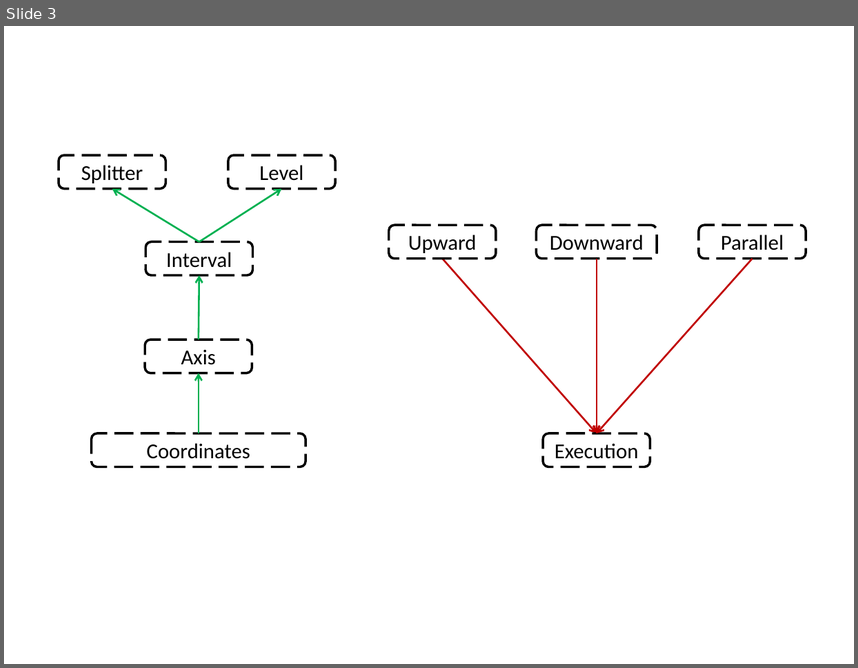
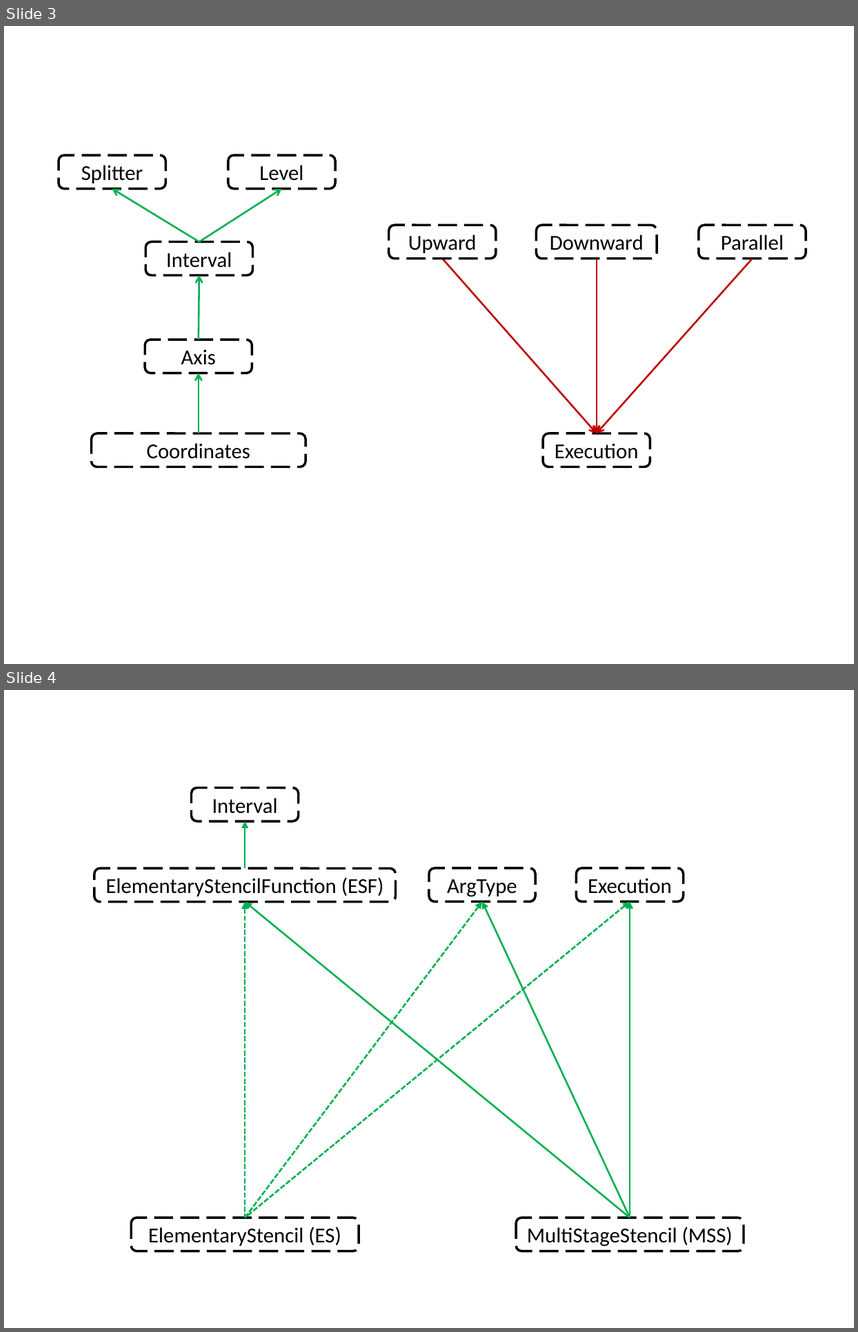
Before and after one commit to GridTools/gridtools, a slide deck: docs/diagrams/gridtoolsconcepts.pptx. Shown one above the other, each under a label of ours: slide 3 before the commit, slides 3 and 4 after it. The pictures are 858x668 and 858x1332 pixels, drawn with LibreOffice and Linux fonts; fonts in the diff are those of the drawing. Boxes give left, top, right and bottom in pixels: in the first picture for what was removed or moved away, otherwise in the second. Text is boxed around its words. In the diff, an @@ line names an element or a change of style, - is before the commit and + after.

```diff
--- a/docs/diagrams/gridtoolsconcepts.pptx
+++ b/docs/diagrams/gridtoolsconcepts.pptx
@@ slide 4 added at box(4, 690, 854, 1328), background #FFFFFF @@
@@ rounded rectangle added at box(191, 788, 298, 821), outline #000000 2 pt dashed, 18 pt, text #000000 @@
+Interval
@@ arrow added from (245, 869) to (245, 821), #00B050 1.5 pt @@
@@ rounded rectangle added at box(94, 869, 395, 902), outline #000000 2 pt dashed, 18 pt, text #000000 @@
+ElementaryStencilFunction (ESF)
@@ rounded rectangle added at box(429, 867, 535, 901), outline #000000 2 pt dashed, 18 pt, text #000000 @@
+ArgType
@@ rounded rectangle added at box(576, 867, 683, 901), outline #000000 2 pt dashed, 18 pt, text #000000 @@
+Execution
@@ arrow added from (630, 1217) to (245, 902), #00B050 1.5 pt @@
@@ arrow added from (245, 1217) to (245, 902), #00B050 1.5 pt dashed @@
@@ arrow added from (245, 1217) to (630, 902), #00B050 1.5 pt dashed @@
@@ arrow added from (245, 1217) to (483, 902), #00B050 1.5 pt dashed @@
@@ arrow added from (630, 1217) to (483, 902), #00B050 1.5 pt @@
@@ arrow added from (630, 1217) to (630, 902), #00B050 1.5 pt @@
@@ rounded rectangle added at box(132, 1217, 359, 1250), outline #000000 2 pt dashed, 18 pt, text #000000 @@
+ElementaryStencil (ES)
@@ rounded rectangle added at box(516, 1217, 744, 1250), outline #000000 2 pt dashed, 18 pt, text #000000 @@
+MultiStageStencil (MSS)
```
Also in this commit, not shown: 1 slide changed, 5 other files.
